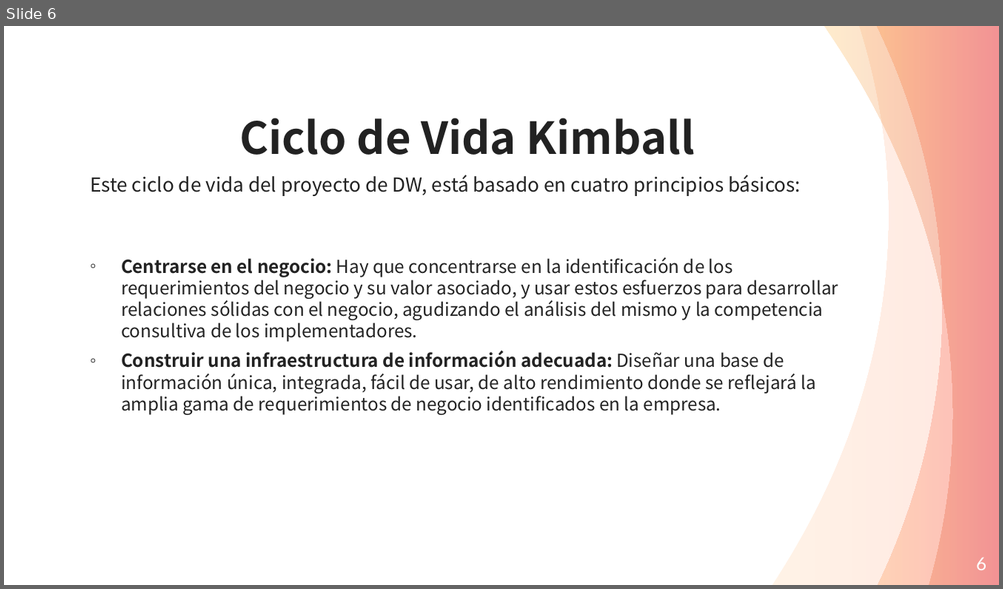
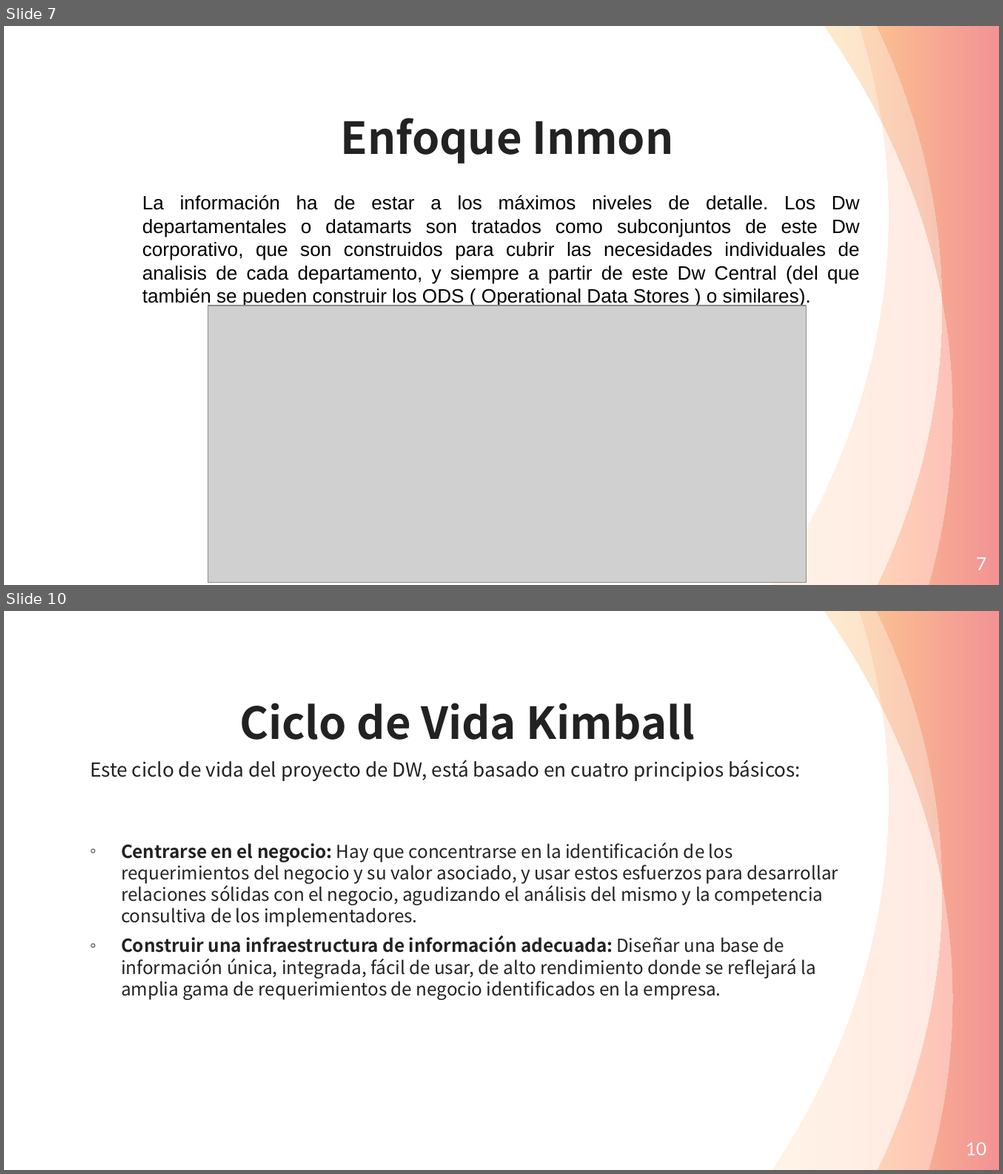
Before and after one commit to Andre-Reinoso/Inmon-vs-Kimball, a slide deck: Inmon-vs-Kimball.pptx. Shown one above the other, each under a label of ours: slide 6 before the commit, slides 7 and 10 after it; the slides between them are not shown. The pictures are 1003x589 and 1003x1174 pixels, drawn with LibreOffice and Linux fonts; fonts in the diff are those of the drawing; grey boxes stand for pictures. Boxes give left, top, right and bottom in pixels: in the first picture for what was removed or moved away, otherwise in the second. Text is boxed around its words. In the diff, an @@ line names an element or a change of style, - is before the commit and + after.

```diff
--- a/Inmon-vs-Kimball.pptx
+++ b/Inmon-vs-Kimball.pptx
@@ slide 7 added at [4, 26, 999, 585], background #FFFFFF; not listed: 3 template elements that a slide beside it also shows @@
@@ text added at [341, 118, 673, 164], 32 pt, text #222222, bold @@
+Enfoque Inmon
@@ text added at [142, 195, 859, 307], 14 pt, text #000000 @@
+La información ha de estar a los máximos niveles de detalle. Los Dw departamentales o datamarts son tratados como subconjuntos de este Dw corporativo, que son construidos para cubrir las necesidades individuales de analisis de cada departamento, y siempre a partir de este Dw Central (del que también se pueden construir los ODS ( Operational Data Stores ) o similares).
@@ picture added at [208, 306, 805, 583] @@
@@ page number added at [976, 557, 986, 571], 13 pt, text #FFFFFF @@
+7
@@ what was slide 6 is now slide 10 @@
@@ page number at [965, 1142, 986, 1156]: text changed @@
-6
+10
```
Also in this commit, not shown: 1 slide changed, 3 other slides added.
